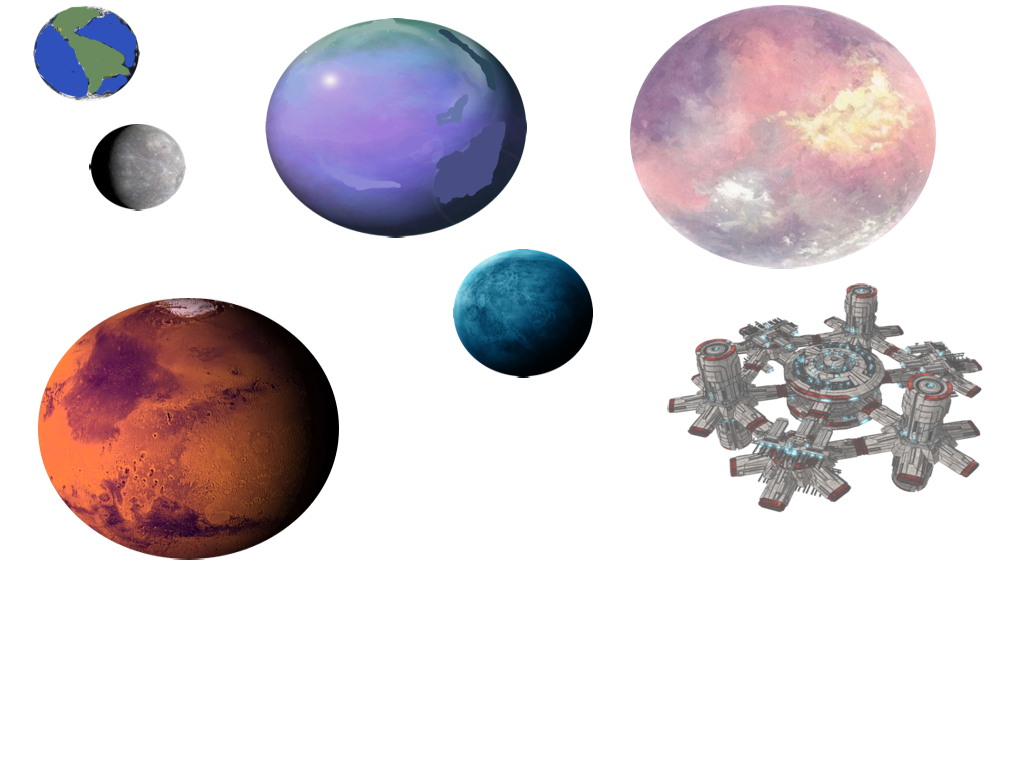
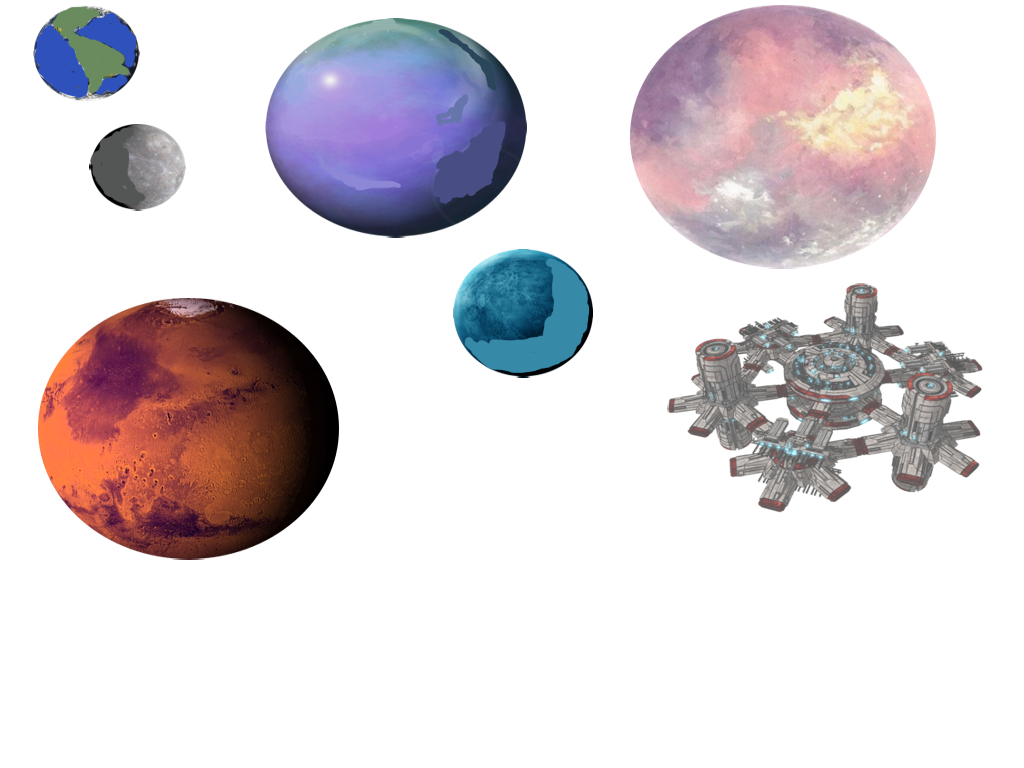
Layer changes from the first 1024px x 768px image to the second:
painted on "opalus-prime" over <box>464,258,590,374</box>
painted on "cratol-moon" over <box>90,127,146,206</box>
